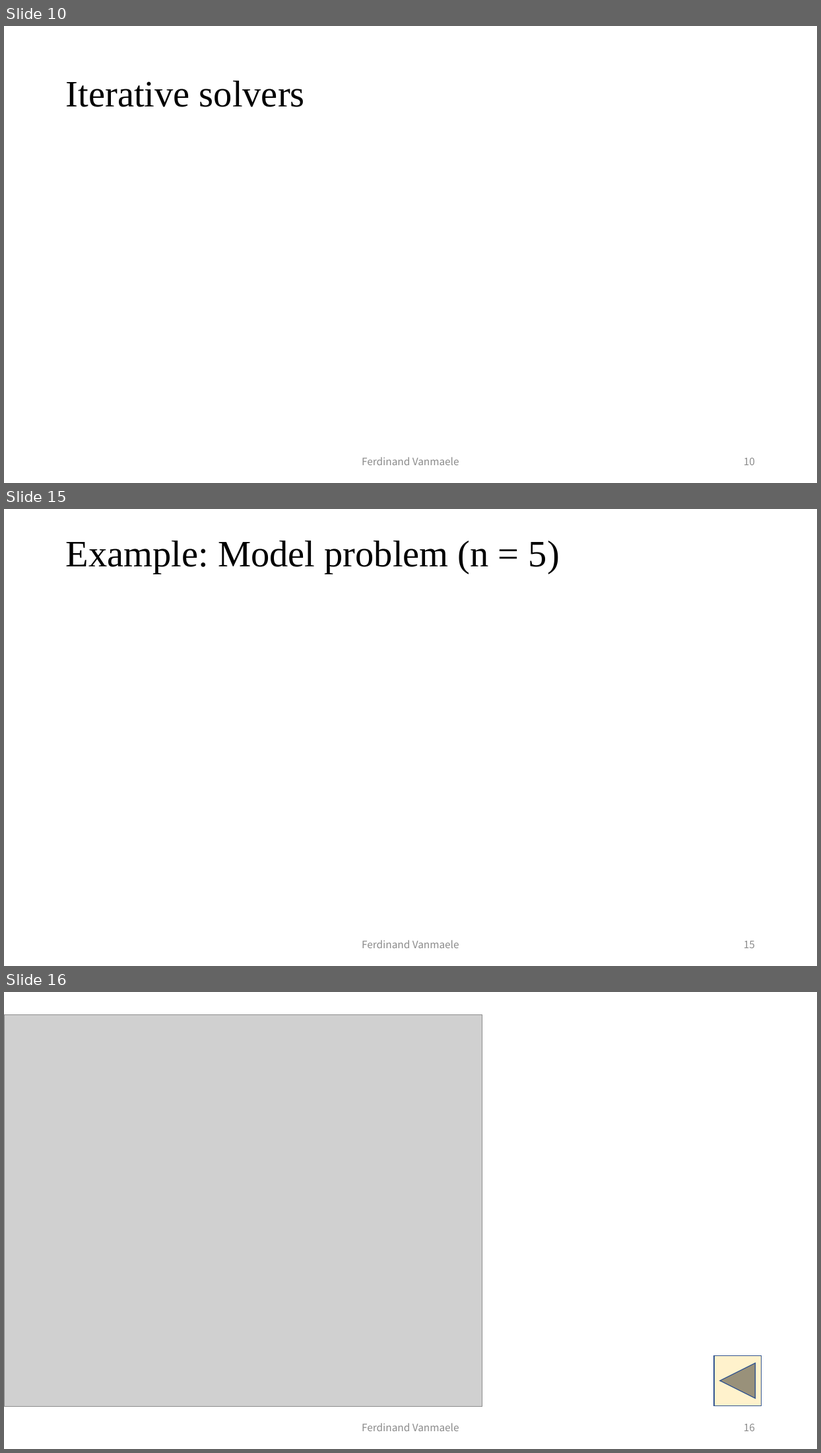
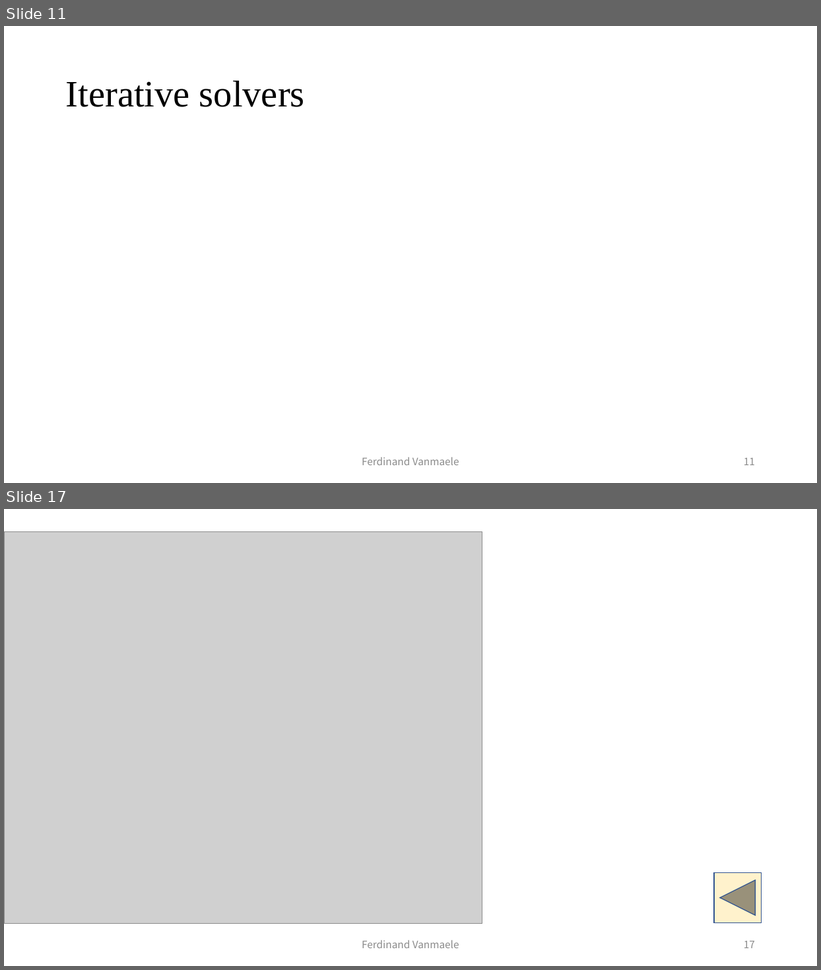
Before and after one commit to fvanmaele/polynomial-preconditioning, a slide deck: presentation.pptx. Shown one above the other, each under a label of ours: slides 10, 15 and 16 before the commit, slides 11 and 17 after it; the slides between them are not shown. The pictures are 821x1453 and 821x970 pixels, drawn with LibreOffice and Linux fonts; fonts in the diff are those of the drawing; grey boxes stand for pictures. Boxes give left, top, right and bottom in pixels: in the first picture for what was removed or moved away, otherwise in the second. Text is boxed around its words. In the diff, an @@ line names an element or a change of style, - is before the commit and + after.

```diff
--- a/presentation.pptx
+++ b/presentation.pptx
@@ slide 15 removed at <box>4,509,817,966</box>, background #FFFFFF @@
@@ title removed at <box>66,540,560,574</box> @@
-Example: Model problem (n = 5)
@@ text removed at <box>362,941,459,949</box> @@
-Ferdinand Vanmaele
@@ page number removed at <box>744,941,755,949</box> @@
-15
@@ what was slide 10 is now slide 11 @@
@@ page number at <box>744,458,755,466</box>: text changed @@
-10
+11
@@ what was slide 16 is now slide 17 @@
@@ page number at <box>744,941,755,949</box>: text changed @@
-16
+17
```
Also in this commit, not shown: 8 slides changed, 4 slides added, 39 other files.
